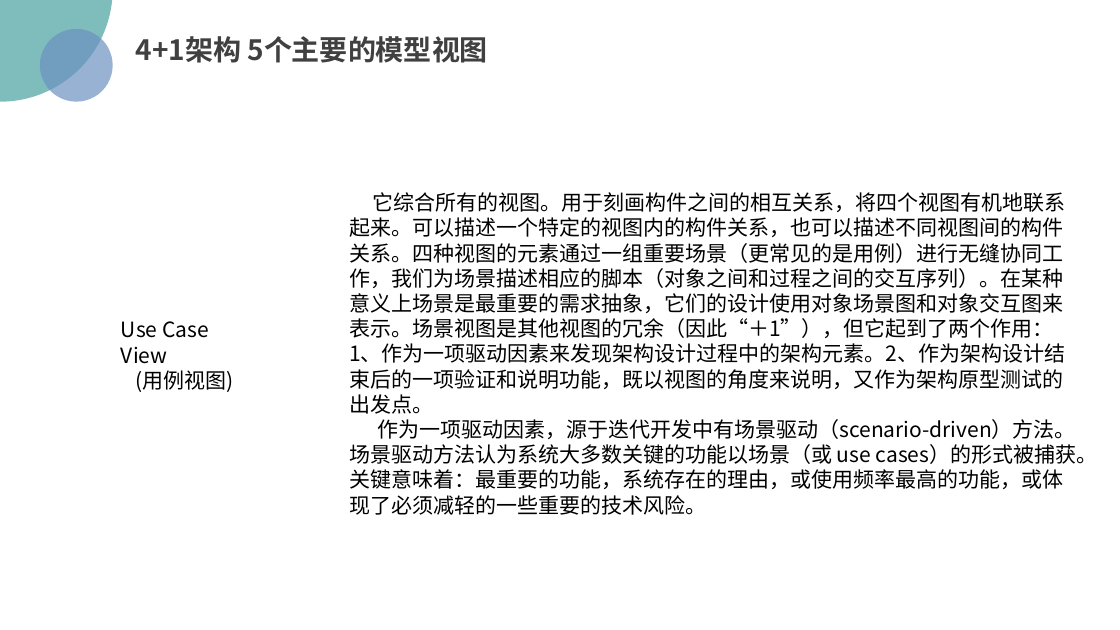
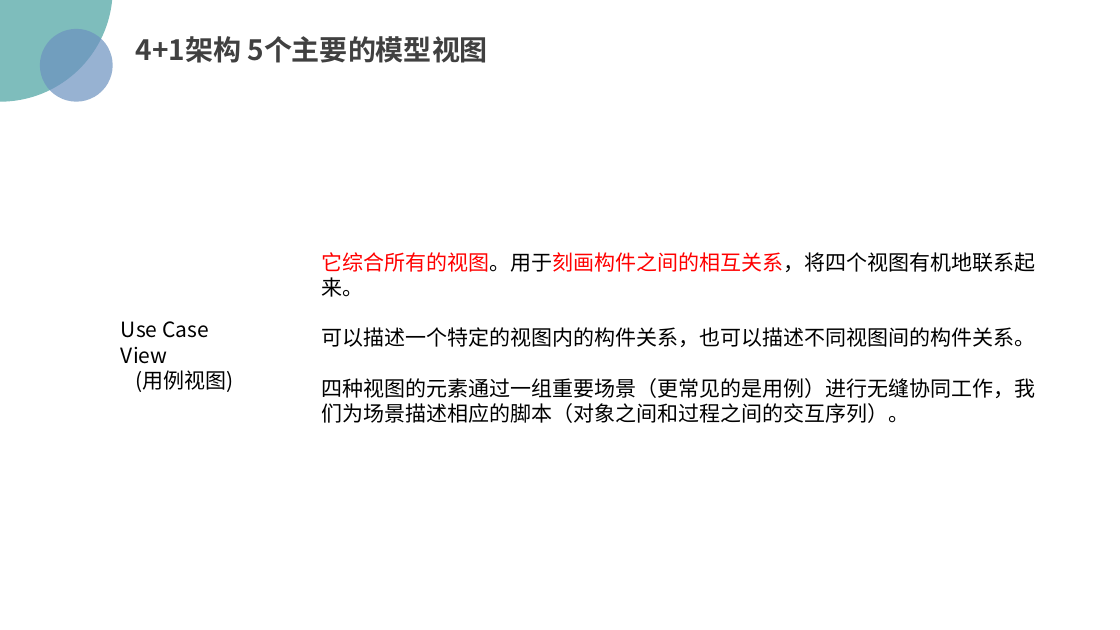
Before and after one commit to PRD2018/PRD2018-G15, a slide deck: slide 22 of 受控文档/02-其他任务/[PRD-15]UML概述.pptx. Drawn at 1120x630 pixels with LibreOffice and Linux fonts; fonts in the diff are those of the drawing; background and template pictures are left out. Boxes give left, top, right and bottom in pixels: in the first picture for what was removed or moved away, otherwise in the second. Text is boxed around its words. In the diff, an @@ line names an element or a change of style, - is before the commit and + after.

```diff
--- a/受控文档/02-其他任务/[PRD-15]UML概述.pptx
+++ b/受控文档/02-其他任务/[PRD-15]UML概述.pptx
@@ text at (x1=322, y1=252, x2=1036, y2=423): text changed @@
-它综合所有的视图。用于刻画构件之间的相互关系，将四个视图有机地联系起来。可以描述一个特定的视图内的构件关系，也可以描述不同视图间的构件关系。四种视图的元素通过一组重要场景（更常见的是用例）进行无缝协同工作，我们为场景描述相应的脚本（对象之间和过程之间的交互序列）。在某种意义上场景是最重要的需求抽象，它们的设计使用对象场景图和对象交互图来表示。场景视图是其他视图的冗余（因此“＋1”），但它起到了两个作用：1、作为一项驱动因素来发现架构设计过程中的架构元素。2、作为架构设计结束后的一项验证和说明功能，既以视图的角度来说明，又作为架构原型测试的出发点。
-作为一项驱动因素，源于迭代开发中有场景驱动（scenario-driven）方法。场景驱动方法认为系统大多数关键的功能以场景（或 use cases）的形式被捕获。关键意味着：最重要的功能，系统存在的理由，或使用频率最高的功能，或体现了必须减轻的一些重要的技术风险。
+它综合所有的视图。用于刻画构件之间的相互关系，将四个视图有机地联系起来。
+可以描述一个特定的视图内的构件关系，也可以描述不同视图间的构件关系。
+四种视图的元素通过一组重要场景（更常见的是用例）进行无缝协同工作，我们为场景描述相应的脚本（对象之间和过程之间的交互序列）。
```
Also in this commit, not shown: 20 other slides changed, 1 slide added, 1 slide removed, 2 other files.
